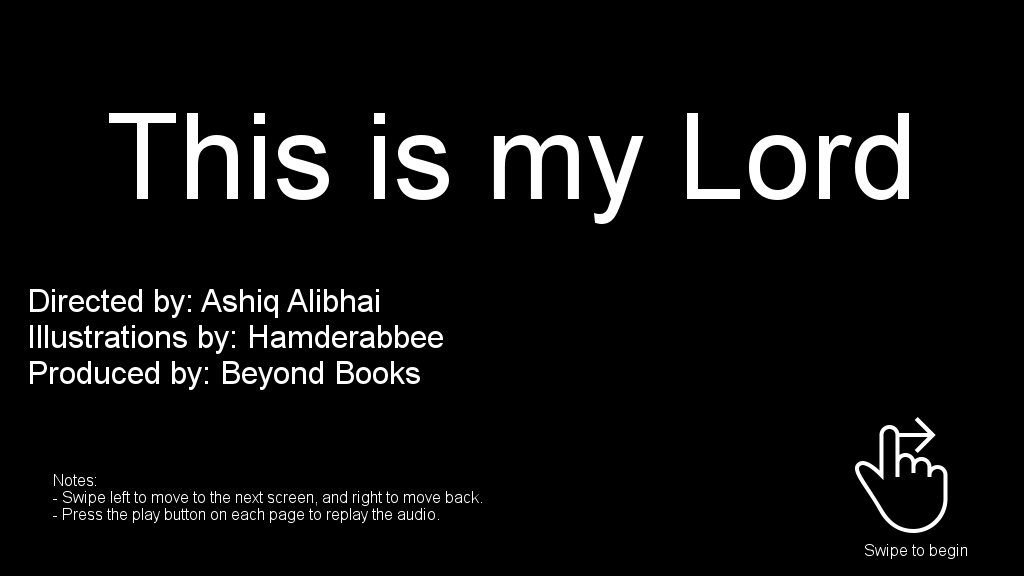
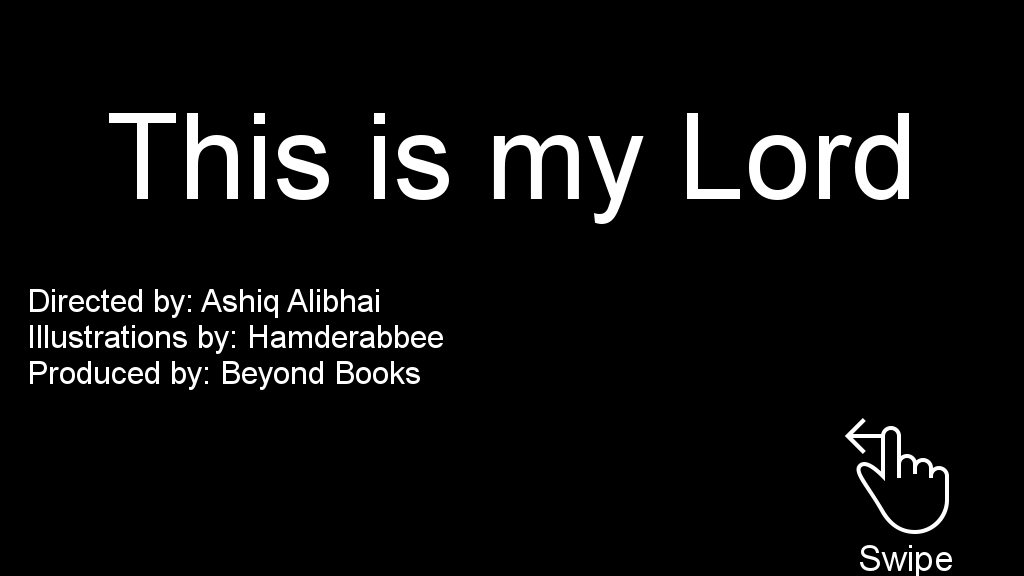
Comparing the layer stacks of the two w=1024, h=576 images. Changes:
removed layer "Swipe to begin" over [865, 544, 967, 559]
removed layer "Pasted Layer" over [855, 417, 948, 533]
removed layer "Notes: ..." over [53, 474, 482, 523]
renamed "Background" to "titlescreen.png", painted on it over [53, 417, 967, 576]
